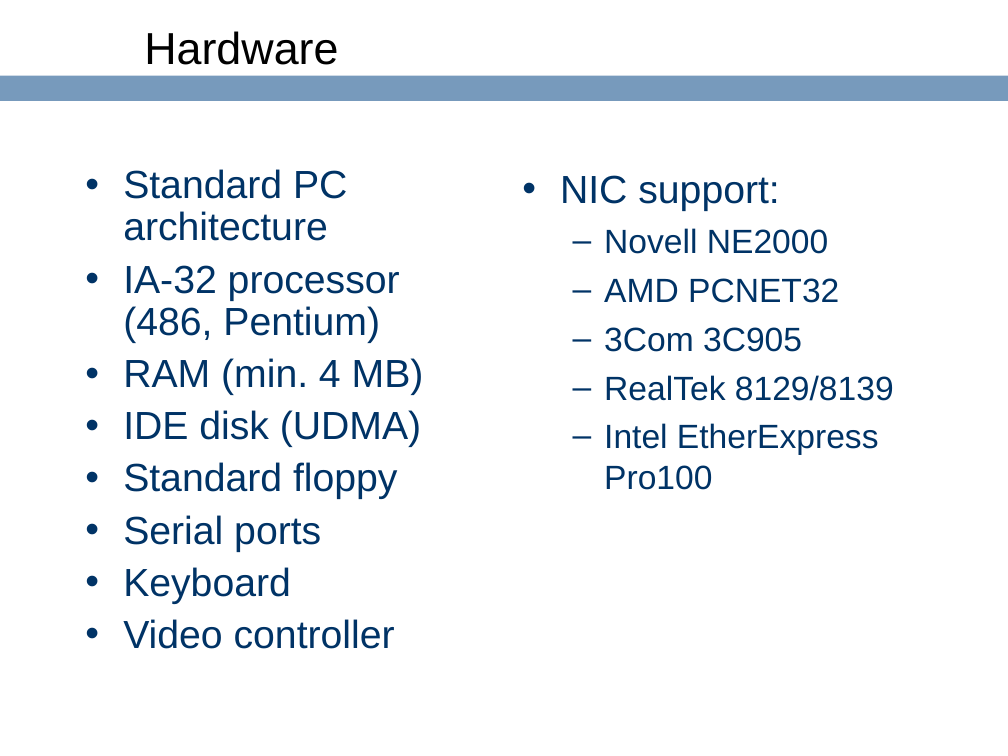
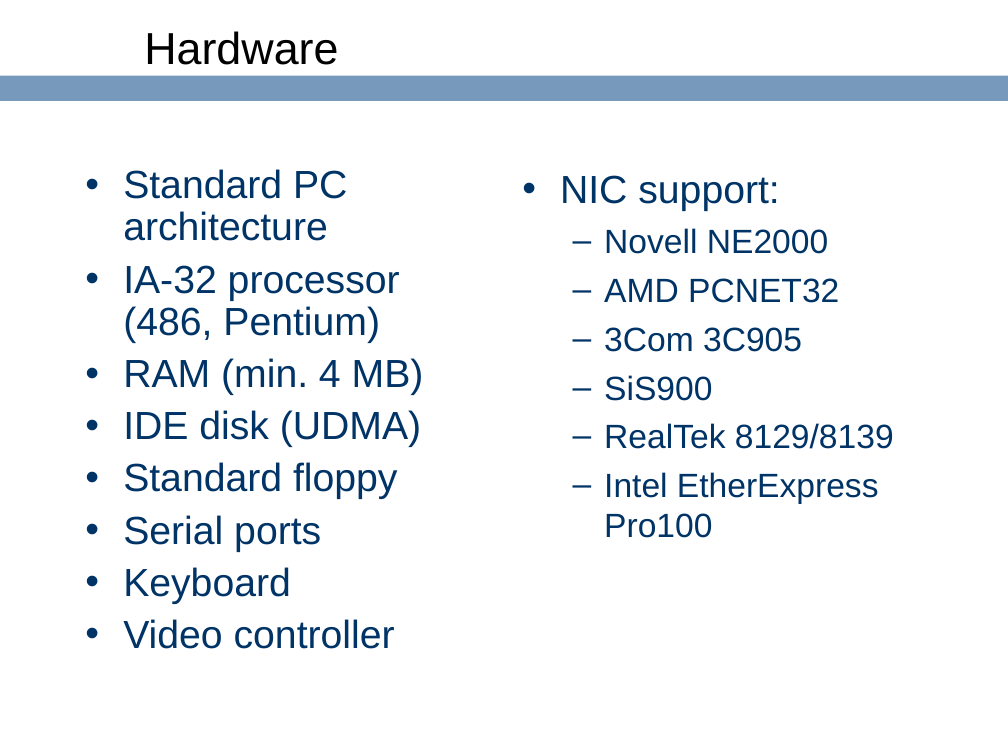
Before and after one commit to ringgaard/sanos, a slide deck: slide 4 of doc/sanostech.ppt. Drawn at 1008x756 pixels with LibreOffice and Linux fonts; fonts in the diff are those of the drawing; background and template pictures are left out. Boxes give left, top, right and bottom in pixels: in the first picture for what was removed or moved away, otherwise in the second. Text is boxed around its words. In the diff, an @@ line names an element or a change of style, - is before the commit and + after.

```diff
--- a/doc/sanostech.ppt
+++ b/doc/sanostech.ppt
@@ text at (604, 375, 712, 401): paragraph added @@
+  – SiS900
```
Also in this commit, not shown: 2 other slides changed.
